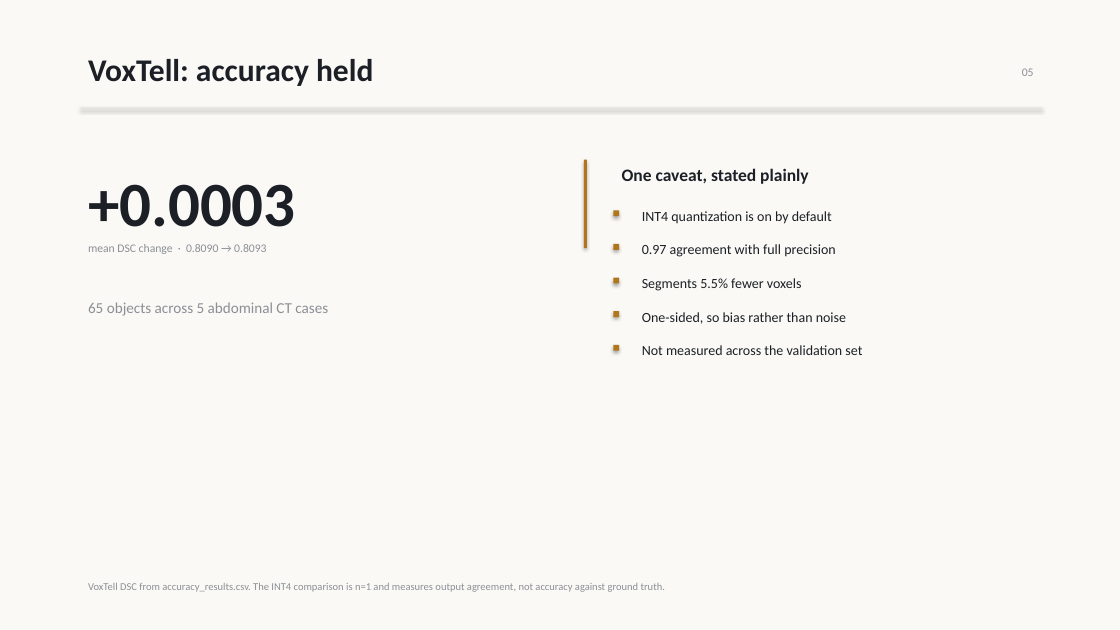
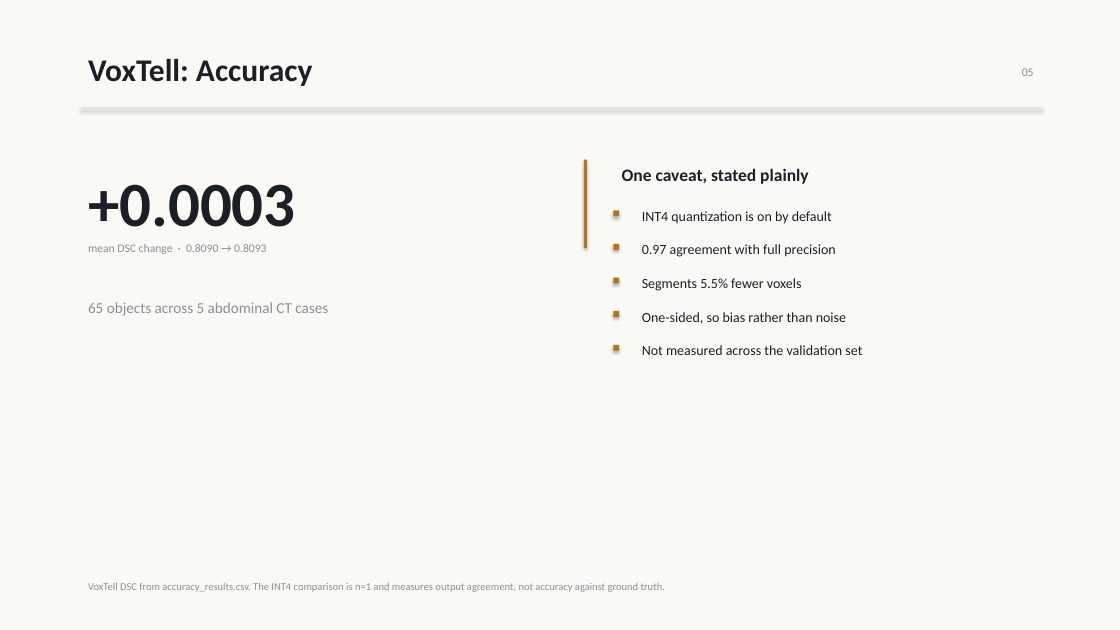
Before and after one commit to pentaexe/VoxTell-main, a slide deck: slide 5 of slides.pptx. Drawn at 1120x630 pixels with LibreOffice and Linux fonts; fonts in the diff are those of the drawing. Boxes give left, top, right and bottom in pixels: in the first picture for what was removed or moved away, otherwise in the second. Text is boxed around its words. In the diff, an @@ line names an element or a change of style, - is before the commit and + after.

```diff
--- a/slides.pptx
+++ b/slides.pptx
@@ text at (88, 59, 312, 86): text changed @@
-VoxTell: accuracy held
+VoxTell: Accuracy
```
Also in this commit, not shown: 6 other slides changed, 1 other file.
